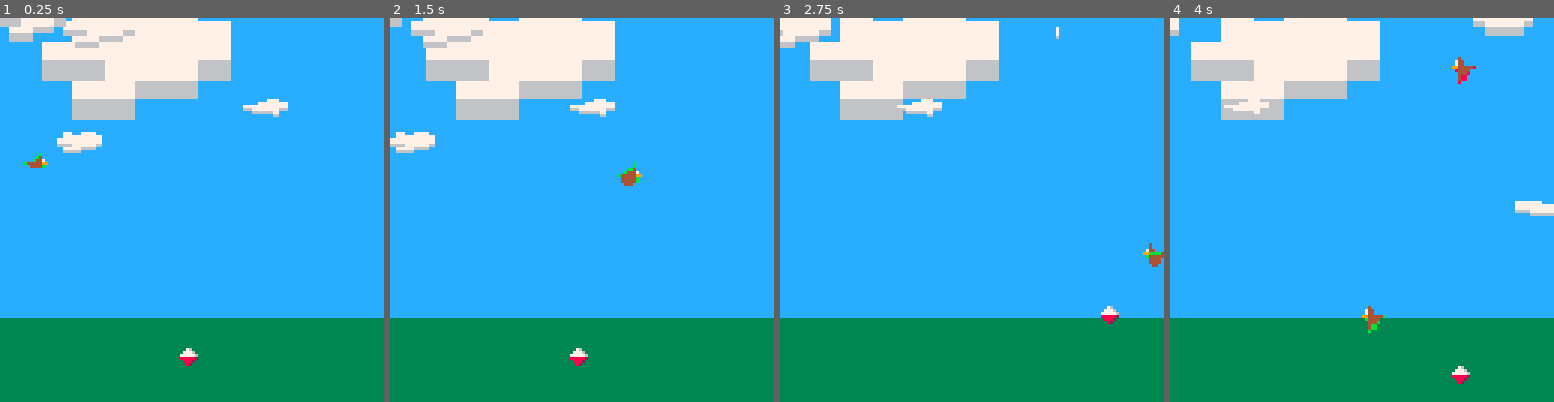
Above: before the commit, frames 1-4 (left to right).
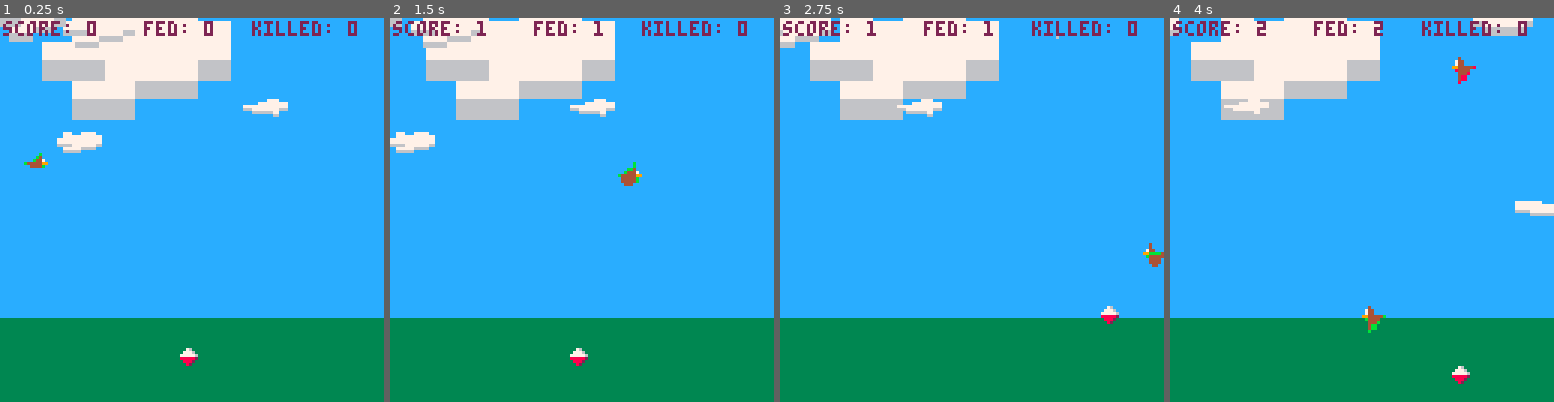
Above: after the commit, the same moments.

Repository: aranasaurus/exploding-birds
Game: PICO-8 cartridge exploding-birds.p8
Same seed, same stepped clock (60 frames per second), same inputs: the game is played once before the commit and once after it.
Inputs:
- Up to frame 1 (0.25 s): no input
- Up to frame 2 (1.5 s): tap X (X key) at 0.33, 1.07 s; tap O (Z key) at 0.7 s
- Up to frame 3 (2.75 s): hold Right 1.6-2.1 s; tap O (Z key) at 1.7, 2.1, 2.5 s; tap X (X key) at 1.85 s; hold Up 2.15-2.42 s; hold Right from 2.47 s (still down)
- Up to frame 4 (4 s): tap O (Z key) at 2.9, 3.3, 3.7 s; tap X (X key) at 2.97 s; release Right at 3.03 s; hold Left 3.08-3.58 s; hold Down 3.63-3.97 s

The runs differ from the first frame. In frame 1, 1.0% of the frame differs, in the area x 0-93%, y 0-5%; in frame 2, 1.0%; in frame 3, 1.0%; in frame 4, 1.0%.

Commit message:
Add some score keeping

Diff:
--- a/exploding-birds.p8
+++ b/exploding-birds.p8
@@ -65,11 +65,18 @@
   end,
   bloat=function(self)
    if self.state==1 then
+    player.score+=1
+    player.birds_fed+=1
+
     self.state=2
     self.anim.start_frame=3
     self.anim.duration*=0.5
     self.spd*=0.76
    elseif self.state==2 then
+    player.birds_killed+=1
+    player.birds_fed-=1
+    player.score+=2
+
     self.state=3
     self.anim.start_frame=6
     self.anim.frames=1
@@ -207,6 +214,9 @@
  y=110,
  spd=1,
  cd=0,
+ score=0,
+ birds_killed=0,
+ birds_fed=0,
  c={red,dark_red},
  rice=max_rice,
  shoot_rice=function(self)
@@ -264,6 +274,11 @@
   for b in all(rice) do
    b:draw()
   end
+
+  color(dark_blue)
+  print("score: " .. player.score, 1, 1)
+  print("fed: " .. player.birds_fed, 48, 1)
+  print("killed: " .. player.birds_killed, 84, 1)
  end
 }
 
